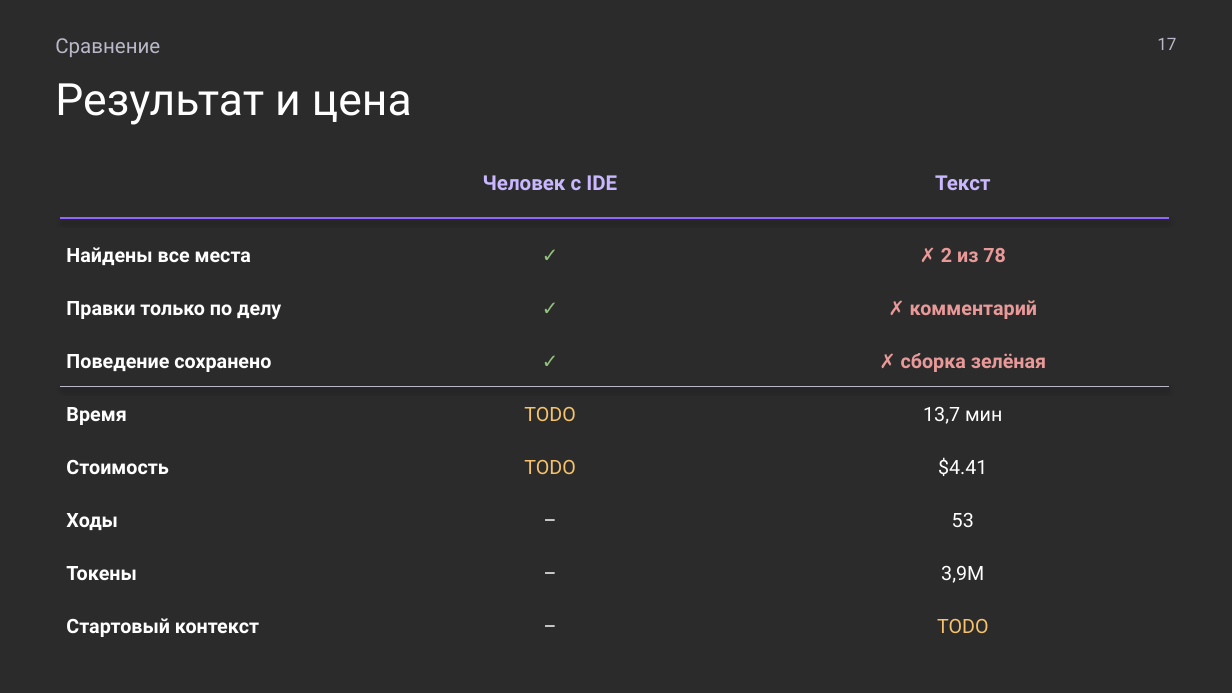
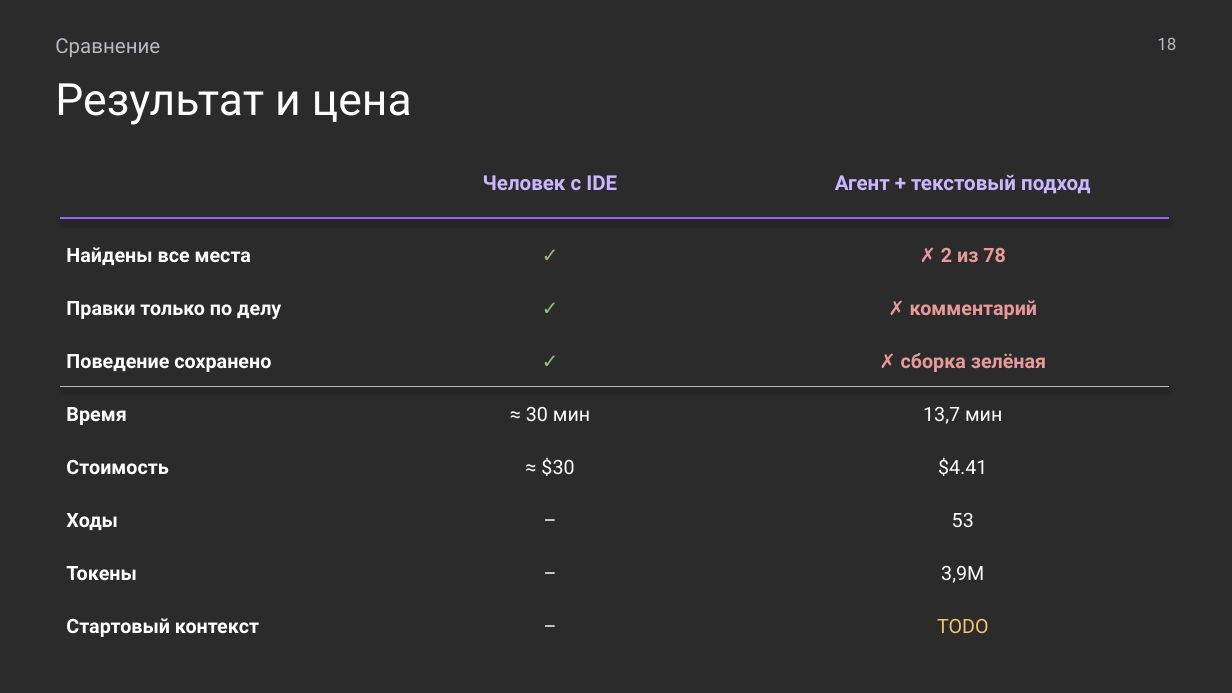
Before and after one commit to MchKosticyn/ide-refactoring-in-ai-agents, a slide deck: slide 18 of Доклад_ Рефакторинг в ИИ-агентах.pptx (slide 17 before the commit). Drawn at 1232x693 pixels with LibreOffice and Linux fonts; fonts in the diff are those of the drawing; background and template pictures are left out; a plain dark background stands for a picture behind light text. Boxes give left, top, right and bottom in pixels: in the first picture for what was removed or moved away, otherwise in the second. Text is boxed around its words. In the diff, an @@ line names an element or a change of style, - is before the commit and + after.

```diff
--- a/Доклад_ Рефакторинг в ИИ-агентах.pptx
+++ b/Доклад_ Рефакторинг в ИИ-агентах.pptx
@@ text at box(1157, 37, 1176, 50): text changed @@
-17
+18
@@ text at box(835, 174, 1090, 194): text changed @@
-Текст
+Агент + текстовый подход
@@ text at box(526, 407, 590, 421): text changed; text colour #F6C26B to #FFFFFF @@
-TODO
+≈ 30 мин
@@ text at box(541, 457, 574, 476): text changed; text colour #F6C26B to #FFFFFF @@
-TODO
+≈ $30
```
Also in this commit, not shown: 40 other slides changed, 4 slides added, 2 slides removed, 4 other files.
